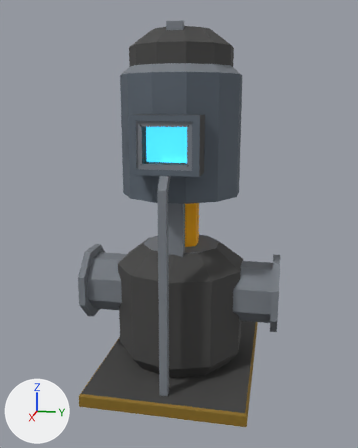
An edit to the glTF model assets/models/service_proto/coolant_pump_svc.glb, drawn before and after from the same camera.
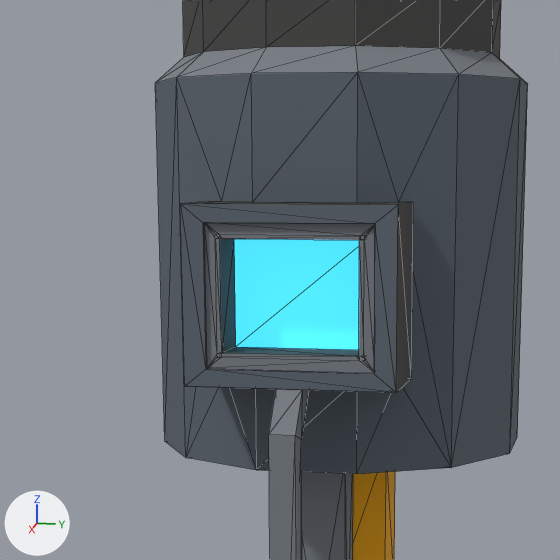
There are two pictures of each version: one whole from a 50 mm camera at (3.864, 0.751, 2.203) aimed at (0.035, -0.014, 1.246), one close up on the part from 19% to 71% of the width and 11% to 52% of the height. Arrows for +X, +Y and +Z are at lower left; the lights stay in place. The first two pictures are the older version. The close-ups show mesh edges as thin lines. Vertices at exactly the same position are counted once.

Names of what the first close-up shows: 'coolant_pump_svc'.
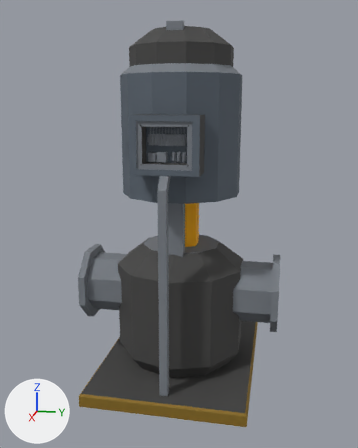
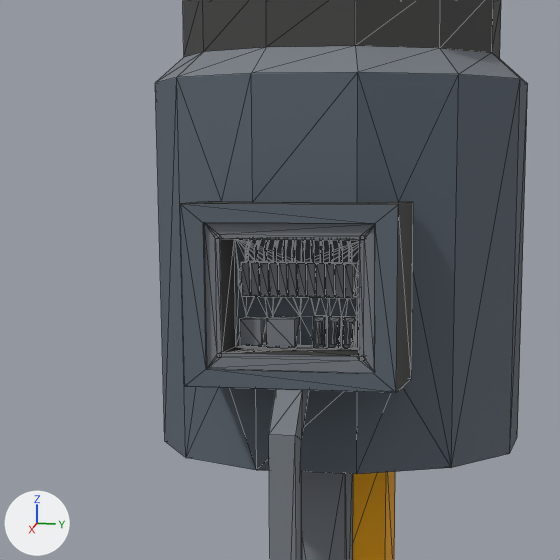
Pixel boxes (x1, y1, x2, y2) of what changed, in the close-ups (560 x 560 px):
part 1 of me_coolant_pump_svc, added
    after: (223, 239, 359, 356)

Diff of the bpy script that builds the scene:
```diff
--- a/assets/models/service_proto/coolant_pump_svc.glb.py
+++ b/assets/models/service_proto/coolant_pump_svc.glb.py
@@ me_coolant_pump_svc @@
 # used by ob_coolant_pump_svc; location = (0.0, 0.0, 0.0)
-me_coolant_pump_svc.from_pydata(...)  # 327 vertices, 662 faces; spans x -0.8..0.8, y -0.8..0.8, z 0.0..2.75
+me_coolant_pump_svc.from_pydata(...)  # 800 vertices, 1672 faces; spans x -0.8..0.8, y -0.8..0.8, z 0.0..2.75
+# me_coolant_pump_svc part 1: 473 vertices added at x 0.49..0.55, y -0.14..0.15, z 1.79..2.05
 me_coolant_pump_svc.materials.append(mat_machinery)
@@ me_coolant_pump_svc @@
 me_coolant_pump_svc.materials.append(mat_hazard)
-me_coolant_pump_svc.materials.append(mat_screen)  # cyan #48d6ff, glowing cyan #48d6ff
 me_coolant_pump_svc.materials.append(mat_accent)
```
